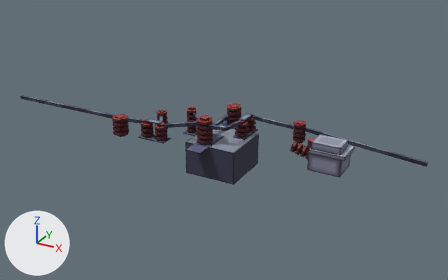
A saved change to the OBJ model resources/generated/locomotives/electronic/ss8/models/block/ss8/ss8_roof.obj.
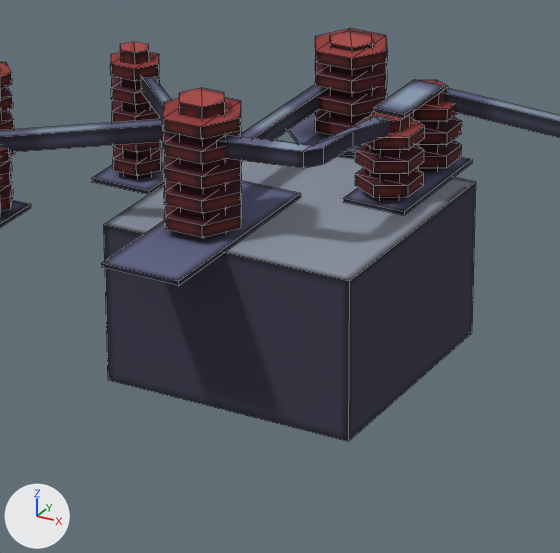
Each version appears first whole from a 50 mm lens placed at (5.62, -9.75, 5.21), pointed at (0.4, -0.27, 0.47), and next in a close-up on the part from 37% to 61% of the width and 35% to 74% of the height. Arrows for +X, +Y and +Z are at lower left; the lights stay in place. The close-ups show mesh edges as thin lines. Where no turn or scale is listed for an object, it has been applied to the vertices. Vertices at the same position are counted once.

Script lines for the objects in view, before the commit:
```python
me_cube = bpy.data.meshes.new('cube')
me_cube.from_pydata(...)  # 820 vertices, 751 faces; spans x -4.12..4.12, y -1.33..0.45, z 0.0..1.14
me_cube.materials.append(mat_m_899d7273_68ee_b962_6caa_1c89e6c9c176)  # picture img_ss8_roof
# before: 2 (1.0, -1.0, 0.0) at pixel (348, 441), 3 (1.0, 0.0, 0.0) at pixel (471, 333), 6 (0.0, -1.0, 0.0) at pixel (107, 380), 7 (0.0, 0.0, 0.0)
ob_cube = bpy.data.objects.new('cube', me_cube)
ob_cube.location = (0.0, 0.0, 0.0)
```
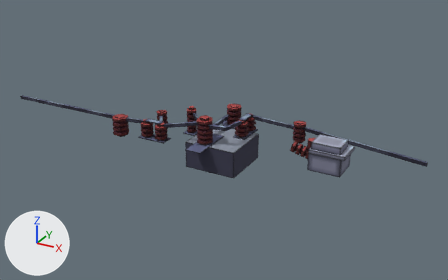
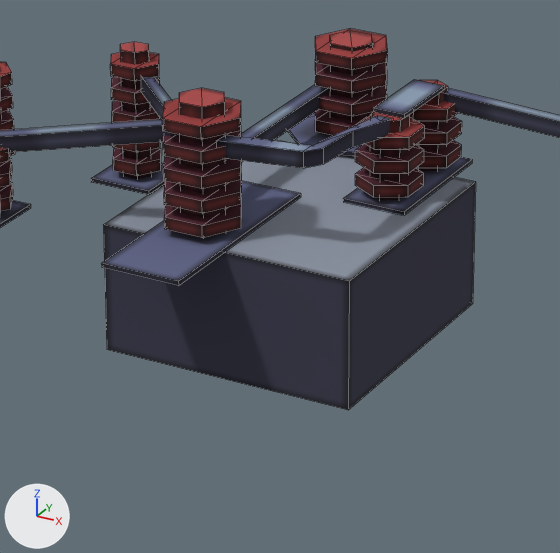
The newer file is also turned or shifted as a whole; pictures and numbers use the older file's frame.

The change, as JSON lines over the scene's bpy script:
```json
{"block": "me_cube", "where": "me_cube.from_pydata(...)  # 820 vertices, 751 faces; spans x -4.12..4.12, y -1.33..0.45, z 0.0..1.14"}
{"block": "me_cube", "where": "# used by ob_cube; location = (0.0, 0.0, 0.0)"}
{"block": "me_cube", "change": "me_cube part 1"}
{"op": "add", "block": "me_cube", "code": "for i in [2, 3, 6, 7]: me_cube.vertices[i].co += Vector((0.0, 0.0, 0.12))"}
```

Boxes [x1, y1, x2, y2] around the edits, measured in the close-ups (560 x 553 px; the box of a moved part takes in the faces that stretch with it):
```json
{"object": "cube", "change": "reshaped", "before": [0, 29, 560, 441], "after": [0, 29, 560, 410]}
{"part": 1, "of": "me_cube", "change": "moved or reshaped", "before": [103, 182, 476, 441], "after": [103, 182, 476, 410]}
```
